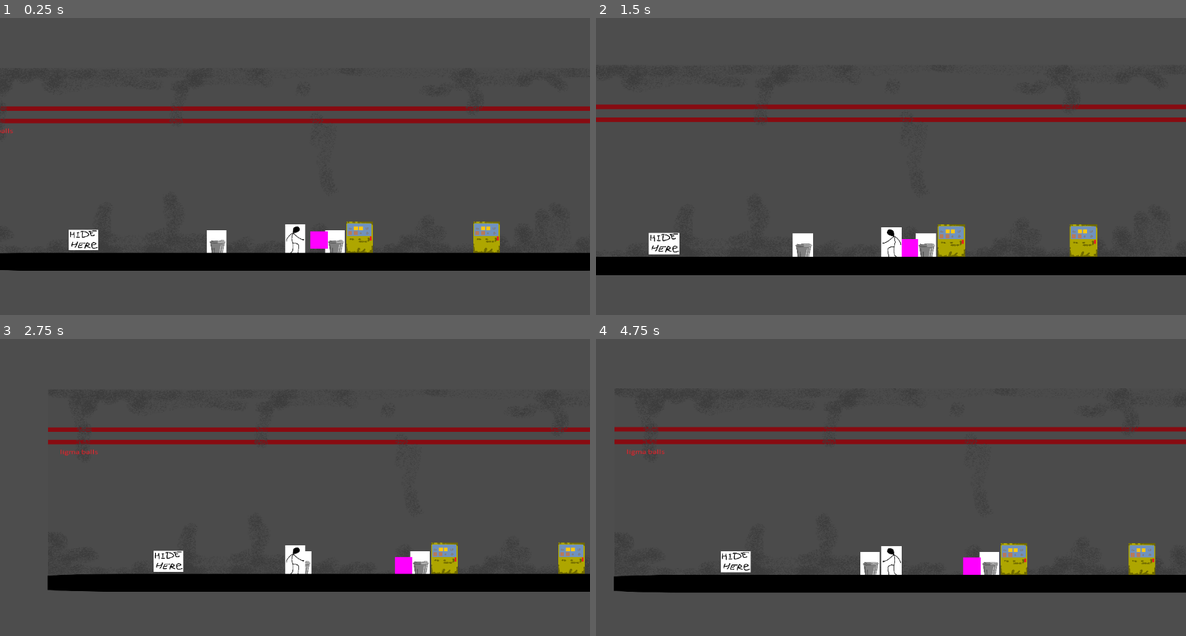
Above: before the commit, frames 1-4 (two rows, left to right).
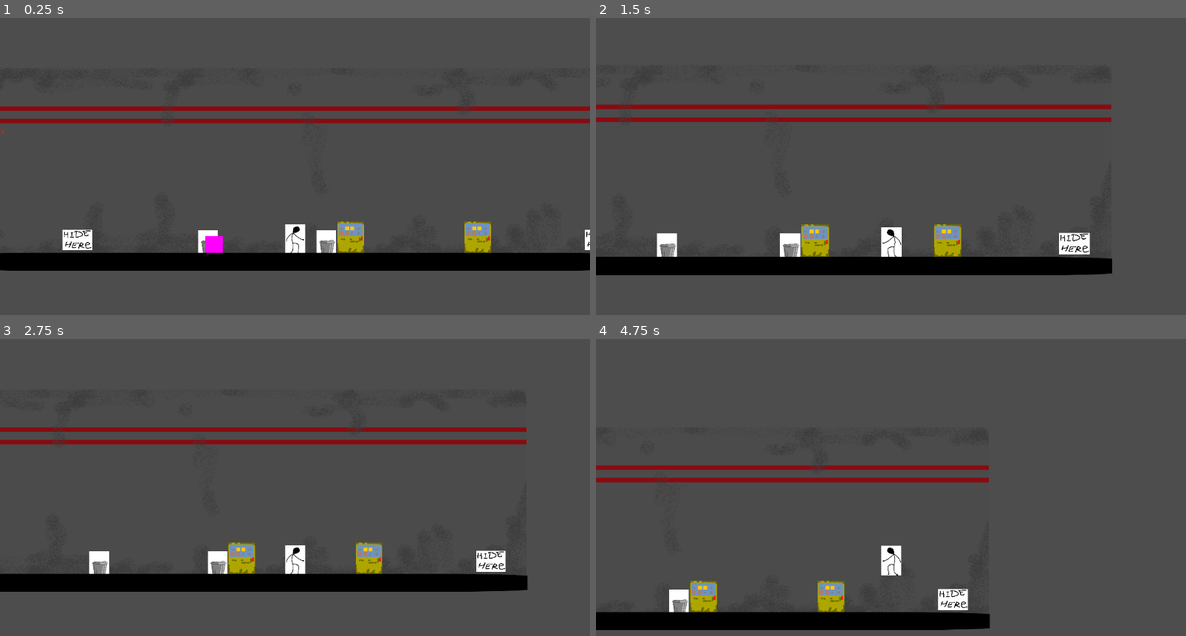
Above: after the commit, the same moments.

Repository: vladraculaIII/Horror
Game: Godot game, scene res://scenes/main_game.tscn
Same seed, same stepped clock (60 frames per second), same inputs: the game is played once before the commit and once after it. The engine's default icon, where the game draws it, is replaced by a stand-in: a white triangle on a blue panel in a dark square.
Inputs (mouse positions are in pixels of both pictures, inside the frame that each line leads up to):
- Up to frame 1 (0.25 s): no input
- Up to frame 2 (1.5 s): tap Enter (ui_accept) at 0.5, 0.77 s; move the mouse to (1020, 136) at 0.52 s; hold D (right) from 0.53 s (still down); tap E (interact) at 0.6 s; move the mouse to (773, 169) at 1.27 s; tap Shift (sprint) at 1.35 s
- Up to frame 3 (2.75 s): tap Enter (ui_accept) at 1.52 s; move the mouse to (354, 401) at 2.02 s; release D (right) at 2.03 s; hold A (left) from 2.03 s (still down); tap E (interact) at 2.1 s
- Up to frame 4 (4.75 s): move the mouse to (861, 540) at 2.77 s; release A (left) at 2.78 s; hold D (right) 2.78-4.28 s; tap Shift (sprint) at 2.85, 4.35 s; tap Enter (ui_accept) at 3.02, 3.77, 4.52 s; move the mouse to (1068, 523) at 3.52 s; tap E (interact) at 3.6 s; move the mouse to (714, 425) at 4.27 s; hold A (left) from 4.28 s (still down)

The runs differ from the first frame. In frame 1, 2.0% of the frame differs, in the area x 0-100%, y 29-86%; in frame 2, 3.8%; in frame 3, 5.7%; in frame 4, 19%, in the area x 0-100%, y 29-99%.

Commit message:
bushcamp tech
monster can now FIND HIDEABLE OBJECTS!!!!

it can also move toward the closest and stay there, jumping at the player when they approach

fixed the lil thing where monster was moving to the right even if nothing was impacting its movement but idk what else changed

Diff:
--- a/scenes/Monster.tscn
+++ b/scenes/Monster.tscn
@@ -9,13 +9,12 @@
 
 [sub_resource type="PlaceholderTexture2D" id="PlaceholderTexture2D_if57w"]
 
-[node name="RigidBody2D" type="RigidBody2D"]
-mass = 0.1
+[node name="RigidBody2D" type="RigidBody2D" groups=["monster"]]
 physics_material_override = SubResource("PhysicsMaterial_2sbgx")
 can_sleep = false
 lock_rotation = true
 linear_velocity = Vector2(5, 5)
-constant_force = Vector2(3, 3)
+constant_force = Vector2(0, 3)
 script = ExtResource("1_c87yh")
 
 [node name="CollisionShape2D2" type="CollisionShape2D" parent="."]
@@ -25,3 +24,8 @@
 position = Vector2(-1.43051e-06, 0)
 scale = Vector2(20, 20)
 texture = SubResource("PlaceholderTexture2D_if57w")
+
+[node name="Timer" type="Timer" parent="."]
+one_shot = true
+
+[connection signal="timeout" from="Timer" to="." method="_on_timer_timeout"]
--- a/scenes/hideable_object.tscn
+++ b/scenes/hideable_object.tscn
@@ -6,7 +6,7 @@
 [sub_resource type="CircleShape2D" id="CircleShape2D_pokoj"]
 radius = 20.0
 
-[node name="HideableObject" type="Node2D"]
+[node name="HideableObject" type="Node2D" groups=["hideable_object"]]
 script = ExtResource("1_23xan")
 
 [node name="Sprite2D" type="Sprite2D" parent="."]
--- a/scenes/main_game.tscn
+++ b/scenes/main_game.tscn
@@ -60,7 +60,10 @@
 texture = ExtResource("6_l3cb1")
 
 [node name="HideableObject" parent="." instance=ExtResource("7_bfp0i")]
-position = Vector2(-253, 5)
+position = Vector2(-250, 5)
 
-[node name="RigidBody2D" parent="." instance=ExtResource("8_rfvmk")]
-position = Vector2(10, 0)
+[node name="HideableObject2" parent="." instance=ExtResource("7_bfp0i")]
+position = Vector2(350, 5)
+
+[node name="Monster" parent="." instance=ExtResource("8_rfvmk")]
+position = Vector2(-50, 9.7)
--- a/scripts/MonsterMovement.gd
+++ b/scripts/MonsterMovement.gd
@@ -1,12 +1,14 @@
 extends RigidBody2D
 
-@export var speed = 1.2
-@export var maxSpeed = 2
+@export var speed = 200
+@export var maxSpeed = 500
 @onready var player = $"../Player"
+@onready var hidingTimer = $Timer
 
 
 var states = ['Bushcamp', 'Follow', 'Search']
-var currentState = 1
+var currentState = 0
+var looksForSpot = true
 
 func _process(delta):
 	if (currentState == 0):
@@ -17,7 +19,36 @@
 		Search(delta)
 
 func Bushcamp(delta: float):
-	pass
+
+	#This complicated mess finds the closest hideable object on the X axis
+	if looksForSpot:
+		var targetsToCamp = get_tree().get_nodes_in_group("hideable_object")
+		var distanceArray = []
+		var targetPosition
+		var targetToHideIn
+
+		for obj in targetsToCamp:
+			if distanceArray.size() > 0:
+				var previousTargetPos = targetPosition
+				targetPosition = obj.position - position
+				if abs(targetPosition.x) < abs(previousTargetPos.x):
+					targetToHideIn = targetPosition
+				else:
+					targetToHideIn = previousTargetPos
+			else:
+				targetPosition = obj.position - position
+			distanceArray.insert(distanceArray.size(), targetPosition)
+
+		#And this copy of Oskar's code moves the monster towards it
+		#However, if the target has a different Y, it moves slower (depending on how big Y difference is)
+		#Because I blatanty stole it, his code has the same issue (or a feature)
+		var movementVector = targetToHideIn.normalized()
+		linear_velocity = Vector2(clamp(movementVector.x * speed, -maxSpeed, maxSpeed), linear_velocity.y)
+	else:
+		#Something was moving the monster while nothing was impacting its position
+		#So I set the x Force in the Constant Forces field from 3 to 0
+		#It fixed it but idk what I did
+		pass
 
 func Follow(delta: float):
 	var monsterPosition = position
@@ -32,7 +63,15 @@
 
 
 func setState(state : int):
-	currentState = clamp(state, 0, states.count - 1)
+	currentState = clamp(state, 0, states.size())
+	if state == 1: looksForSpot = true
 
 func getState(intState = currentState):
 	return states[intState]
+
+func Hide():
+	hidingTimer.start()
+
+func _on_timer_timeout():
+	looksForSpot = false
+	print("ready")
--- a/scripts/hideable_object.gd
+++ b/scripts/hideable_object.gd
@@ -1,5 +1,7 @@
 extends Node2D
 
+var is_taken_by_monster = false
+var monster_reference
 
 # Called when the node enters the scene tree for the first time.
 func _ready():
@@ -14,6 +16,15 @@
 func _on_reach_area_body_entered(body):
 	if body.is_in_group("player"):
 		body.can_hide = true
+		if is_taken_by_monster:
+			is_taken_by_monster = false
+			monster_reference.setState(1)
+
+	elif body.is_in_group("monster"):
+		monster_reference = body
+		if body.currentState == 0:
+			is_taken_by_monster = true
+			body.Hide()
 
 
 func _on_reach_area_body_exited(body):
--- a/scripts/player.gd
+++ b/scripts/player.gd
@@ -14,10 +14,10 @@
 # Get the gravity from the project settings to be synced with RigidBody nodes.
 var gravity = ProjectSettings.get_setting("physics/2d/default_gravity")
 
-var can_hide = false
+@export var can_hide = false
 var is_hiding = false
 
-var jumpable = false
+var jumpable = true
 var staminaRegen = false
 var sprinting = false
 var stamina = 100.0
@@ -74,7 +74,7 @@
 	if stamina <= 0:
 		staminaRegen = true
 		StaminaRegainTimer.start()
-	print(stamina)
+	#print(stamina)
 
 	#Handle turning around.
 	if get_global_mouse_position().x > global_position.x:
